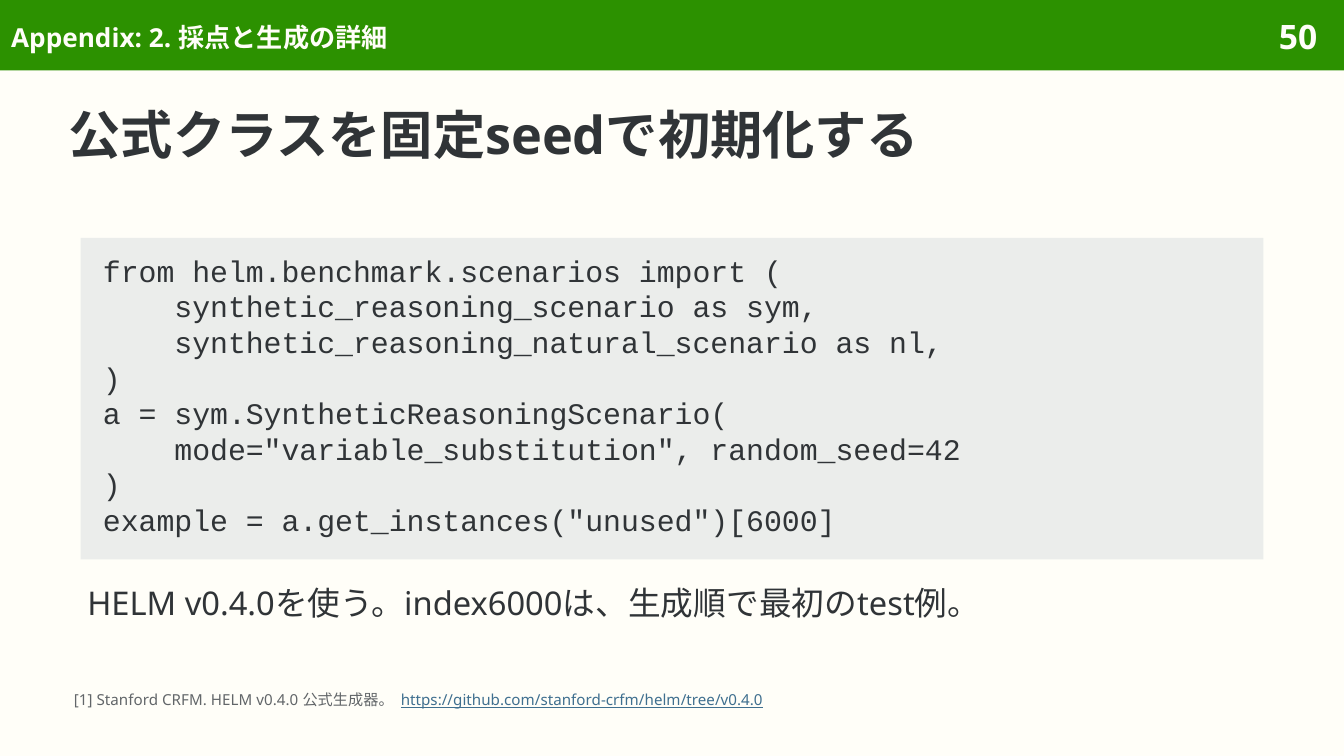
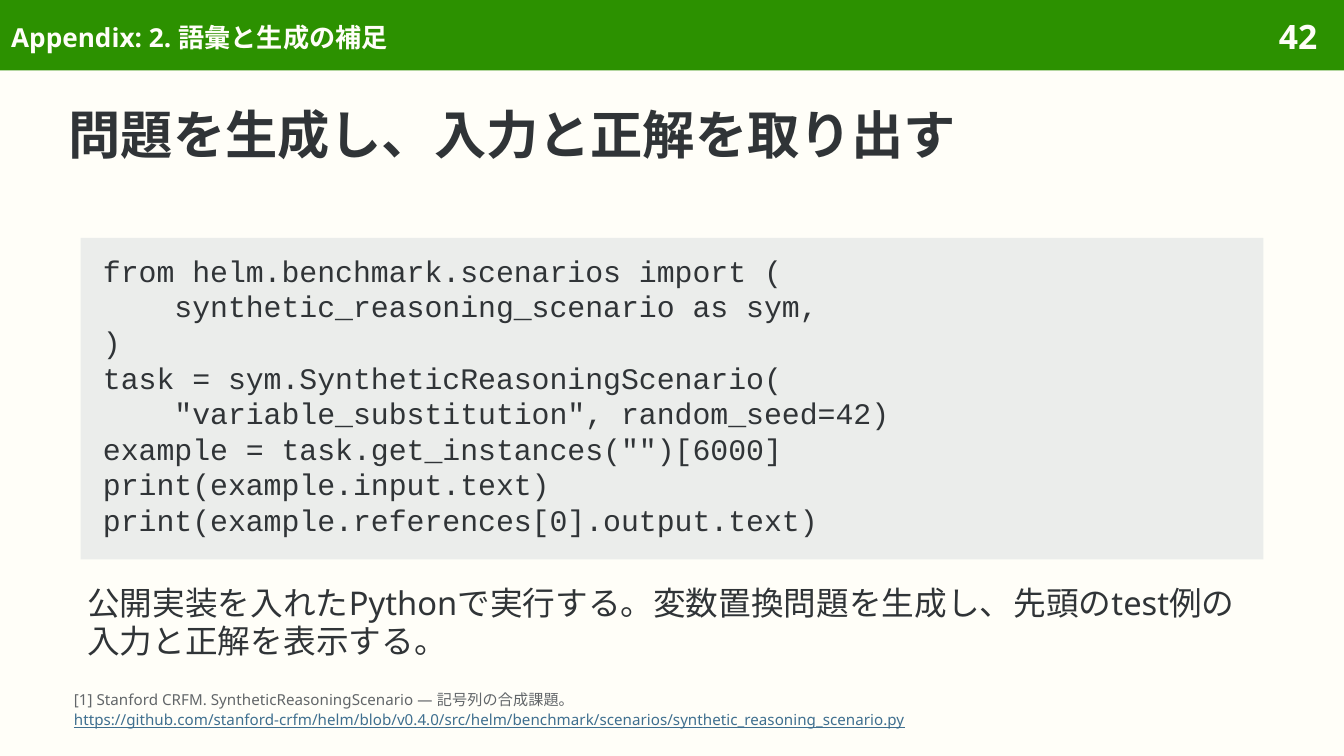
Before and after one commit to sasakiy84/datasets-in-10-minutes, a slide deck: slide 42 of slides/datasets-in-10-minutes-synthetic-reasoning.pptx (slide 50 before the commit). Drawn at 1344x756 pixels with LibreOffice and Linux fonts; fonts in the diff are those of the drawing. Boxes give left, top, right and bottom in pixels: in the first picture for what was removed or moved away, otherwise in the second. Text is boxed around its words. In the diff, an @@ line names an element or a change of style, - is before the commit and + after.

Commit message:
Explain synthetic reasoning tasks and retain representative results

```diff
--- a/slides/datasets-in-10-minutes-synthetic-reasoning.pptx
+++ b/slides/datasets-in-10-minutes-synthetic-reasoning.pptx
@@ title at (x1=11, y1=24, x2=387, y2=54): text changed @@
-Appendix: 2. 採点と生成の詳細
+Appendix: 2. 語彙と生成の補足
@@ page number at (x1=1279, y1=24, x2=1317, y2=49): text changed @@
-50
+42
@@ title at (x1=69, y1=109, x2=956, y2=159): text changed @@
-公式クラスを固定seedで初期化する
+問題を生成し、入力と正解を取り出す
@@ text in rectangle at (x1=174, y1=332, x2=943, y2=359): paragraph removed @@
-synthetic_reasoning_natural_scenario as nl,
@@ text in rectangle at (x1=103, y1=367, x2=889, y2=537): text changed @@
-a = sym.SyntheticReasoningScenario(
-mode="variable_substitution", random_seed=42
-)
-example = a.get_instances("unused")[6000]
+task = sym.SyntheticReasoningScenario(
+"variable_substitution", random_seed=42)
+example = task.get_instances("")[6000]
+print(example.input.text)
+print(example.references[0].output.text)
@@ text at (x1=87, y1=587, x2=1234, y2=656): text changed @@
-HELM v0.4.0を使う。index6000は、生成順で最初のtest例。
+公開実装を入れたPythonで実行する。変数置換問題を生成し、先頭のtest例の入力と正解を表示する。
@@ text at (x1=74, y1=692, x2=904, y2=729): text changed @@
-[1] Stanford CRFM. HELM v0.4.0 公式生成器。 https://github.com/stanford-crfm/helm/tree/v0.4.0
+[1] Stanford CRFM. SyntheticReasoningScenario — 記号列の合成課題。
+https://github.com/stanford-crfm/helm/blob/v0.4.0/src/helm/benchmark/scenarios/synthetic_reasoning_scenario.py
```
Also in this commit, not shown: 43 other slides changed, 11 slides removed, 44 other files.
